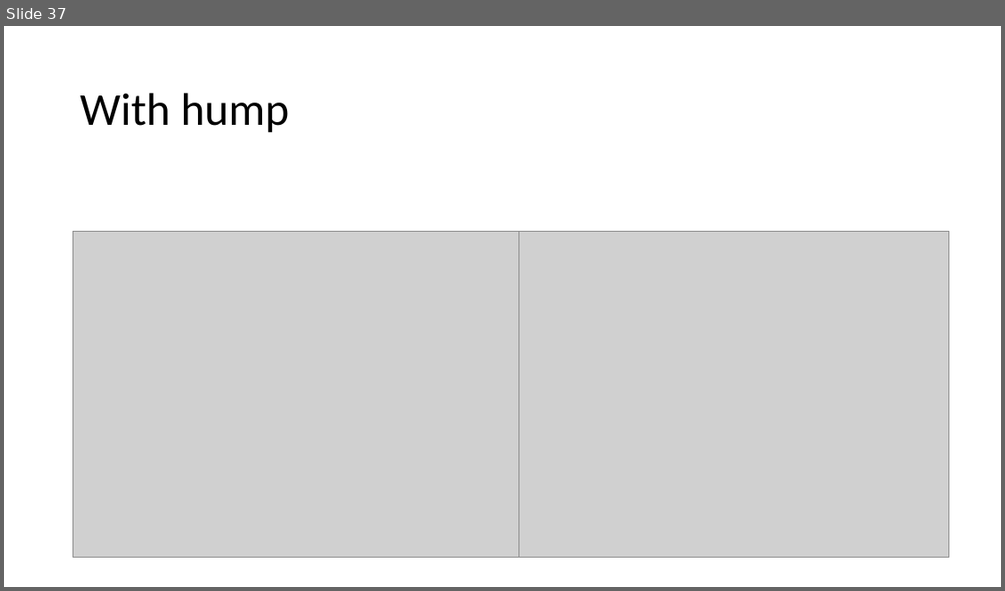
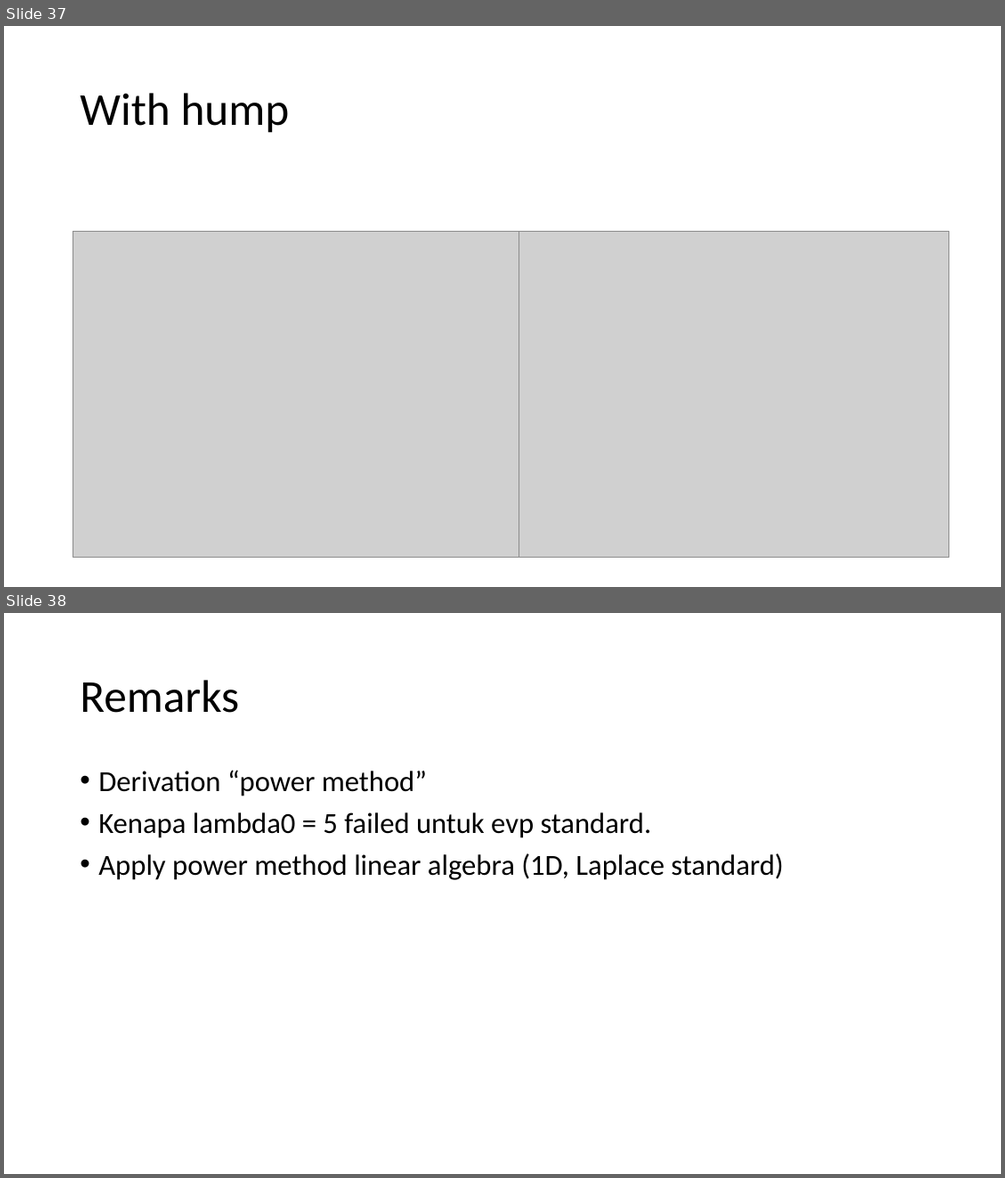
Before and after one commit to harryyudha7/thesis, a slide deck: solving GS equation.pptx. Shown one above the other, each under a label of ours: slide 37 before the commit, slides 37 and 38 after it. The pictures are 1005x591 and 1005x1178 pixels, drawn with LibreOffice and Linux fonts; fonts in the diff are those of the drawing; grey boxes stand for pictures. Boxes give left, top, right and bottom in pixels: in the first picture for what was removed or moved away, otherwise in the second. Text is boxed around its words. In the diff, an @@ line names an element or a change of style, - is before the commit and + after.

```diff
--- a/solving GS equation.pptx
+++ b/solving GS equation.pptx
@@ slide 38 added at [4, 613, 1001, 1174], background #FFFFFF @@
@@ title added at [80, 680, 239, 713], 44 pt, text #000000 @@
+Remarks
@@ text added at [98, 770, 783, 880], 28 pt, text #000000 @@
+• Derivation “power method”
+• Kenapa lambda0 = 5 failed untuk evp standard.
+• Apply power method linear algebra (1D, Laplace standard)
```
Also in this commit, not shown: 7 other files.
